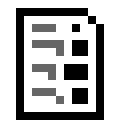
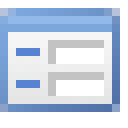
Two versions of the same layered image (128 × 128). Layer-by-layer changes:
renamed "Ebene 3" to "application_form.png", painted on it over [0, 8, 120, 120]
